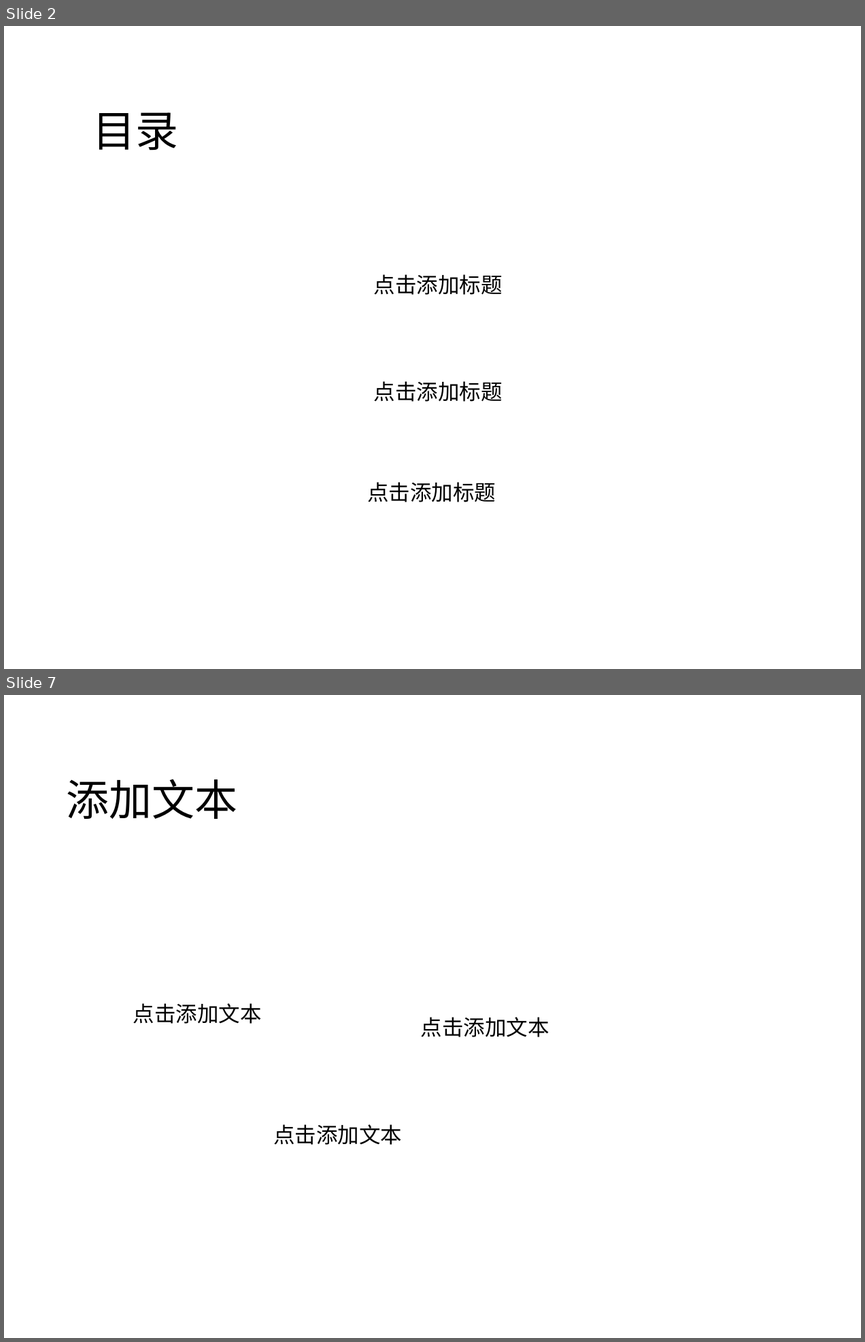
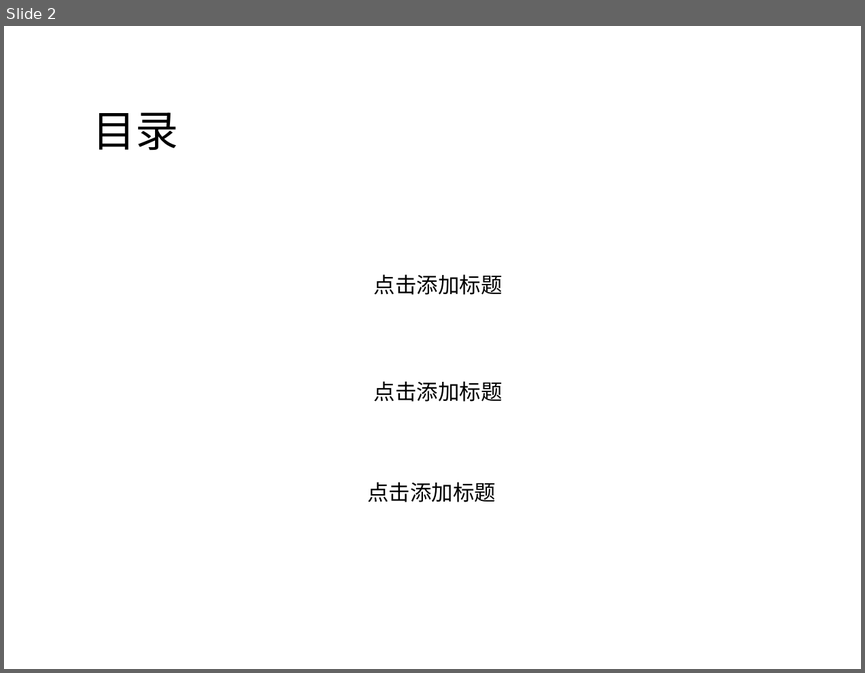
Before and after one commit to ygkee/PPTGit, a slide deck: ppt3480.ppt. Shown one above the other, each under a label of ours: slides 2 and 7 before the commit, slide 2 after it; the slides between them are not shown. The pictures are 865x1342 and 865x673 pixels, drawn with LibreOffice and Linux fonts; fonts in the diff are those of the drawing; background and template pictures are left out. Boxes give left, top, right and bottom in pixels: in the first picture for what was removed or moved away, otherwise in the second. Text is boxed around its words. In the diff, an @@ line names an element or a change of style, - is before the commit and + after.

Commit message:
update 1

```diff
--- a/ppt3480.ppt
+++ b/ppt3480.ppt
@@ slide 7 removed at [4, 695, 861, 1338], background picture (left out) @@
@@ text removed at [66, 779, 237, 819] @@
-添加文本
@@ text removed at [133, 1003, 262, 1023] @@
-点击添加文本
@@ text removed at [421, 1017, 549, 1037] @@
-点击添加文本
@@ text removed at [273, 1124, 402, 1144] @@
-点击添加文本
```
Also in this commit, not shown: 7 other slides removed.
